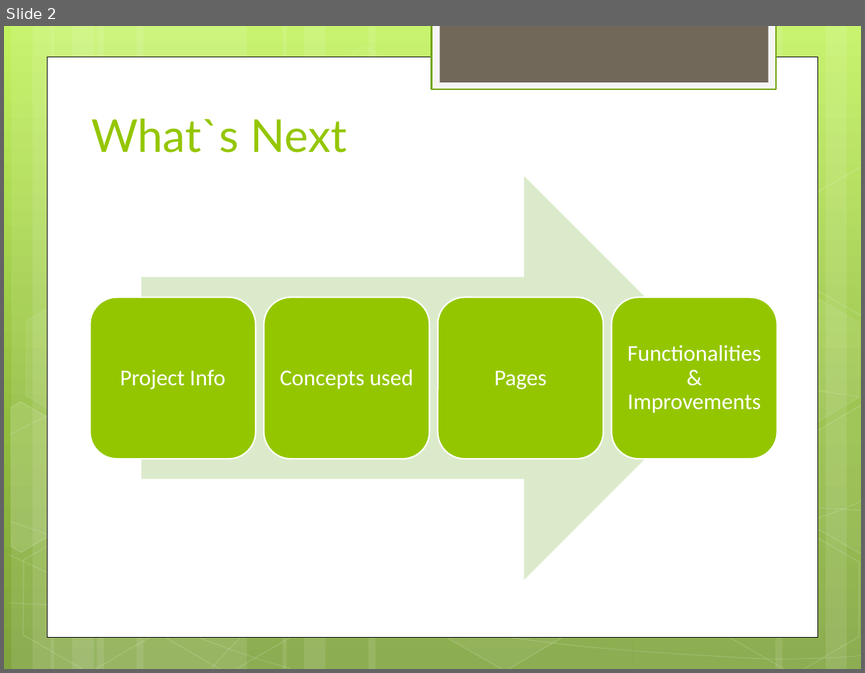
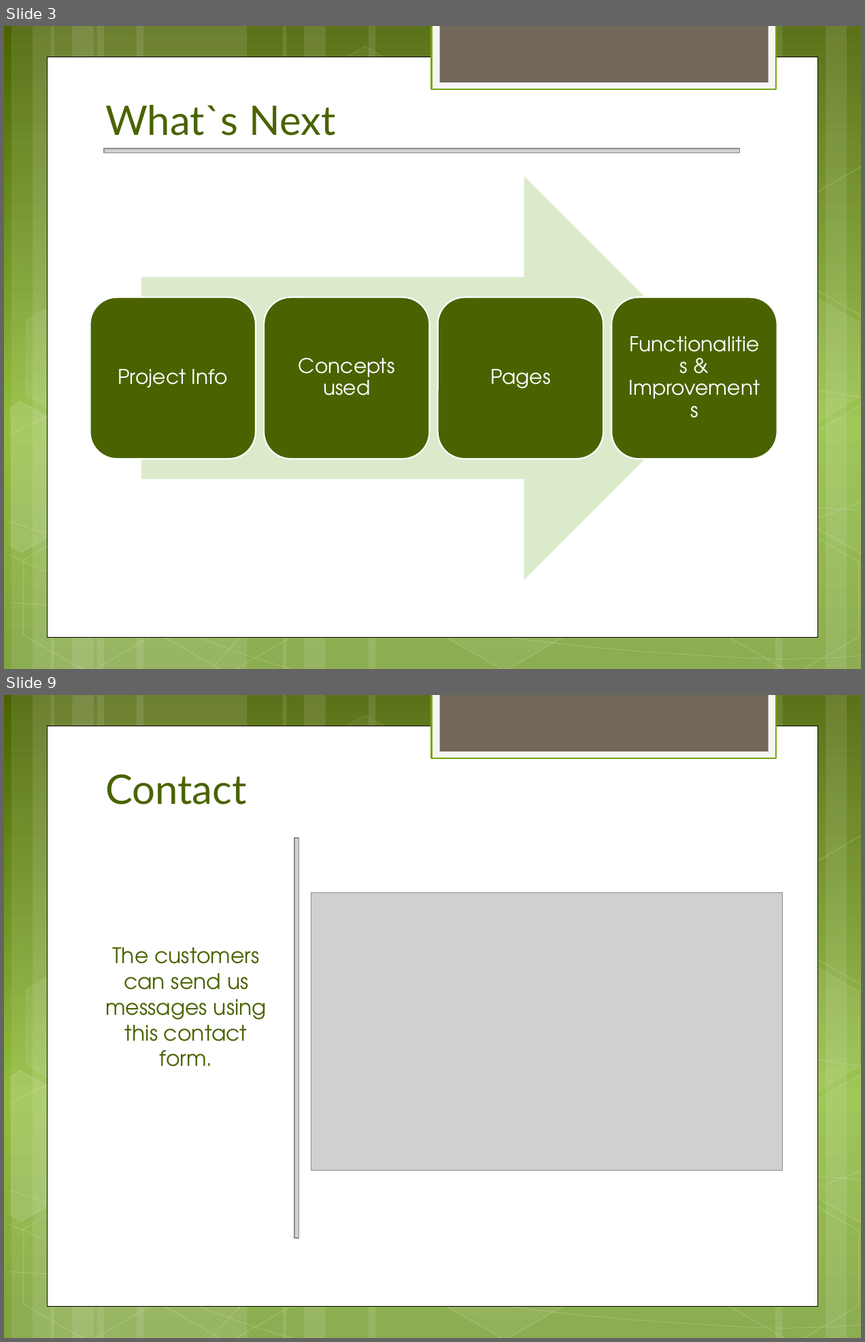
Before and after one commit to Daniela-MI/Final-Project, a slide deck: TeaHi.pptx. Shown one above the other, each under a label of ours: slide 2 before the commit, slides 3 and 9 after it; the slides between them are not shown. The pictures are 865x673 and 865x1342 pixels, drawn with LibreOffice and Linux fonts; fonts in the diff are those of the drawing; grey boxes stand for pictures. Boxes give left, top, right and bottom in pixels: in the first picture for what was removed or moved away, otherwise in the second. Text is boxed around its words. In the diff, an @@ line names an element or a change of style, - is before the commit and + after.

```diff
--- a/TeaHi.pptx
+++ b/TeaHi.pptx
@@ slide 9 added at [4,695,861,1338], background gradient #4A6300 to #93BF3F to #81A53E; not listed: 31 template elements that a slide beside it also shows @@
@@ title added at [105,774,246,804], 34.2 pt, text #4A6300 @@
+Contact
@@ picture added at [294,838,298,1238] @@
@@ picture added at [311,893,782,1170] @@
@@ text added at [105,947,266,1066], 18 pt, text #4A6300 @@
+The customers can send us messages using this contact form.
@@ what was slide 2 is now slide 3 @@
@@ slide 3 changed as well @@
@@ background gradient #C3F35F to #93BF3F to #81A53E to gradient #4A6300 to #93BF3F to #81A53E @@
@@ title "What`s Next": place and size @@
-title "What`s Next" at [91,118,347,152]
+title "What`s Next" at [105,105,335,135]
@@ title "What`s Next" at [105,105,335,135]: size 38 to 34.2 pt, text colour #94C600 to #4A6300 @@
@@ picture added at [104,148,740,152] @@
@@ fill #94C600 to #4A6300 in 4 elements at [90,297,255,458], [264,297,429,458], [438,297,603,458], [611,297,777,458] @@
@@ size 19 to 17 pt, font Calibri to TeX Gyre Adventor in 4 elements at [118,369,228,388], [298,357,395,395], [490,369,550,388], [619,305,769,451] @@
```
Also in this commit, not shown: 1 other slide changed, 10 other slides added, 1 slide removed, 24 other files.
